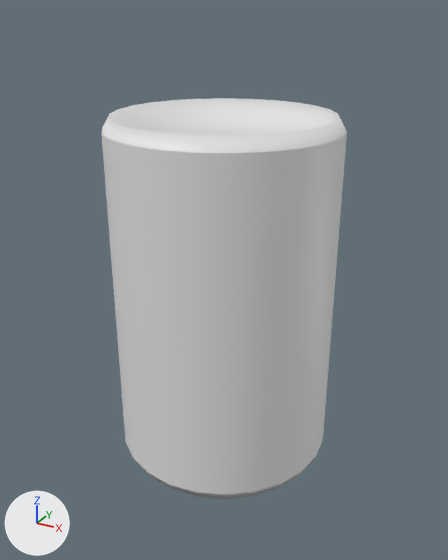
What one commit did to the Blender file Content/Environment/Mesh/Barrel/Barrel.blend.
One viewpoint serves both versions: a 50 mm lens placed at (0.841, -1.53, 1.353), pointed at (0.011, -0.02, 0.598). The axes (+X, +Y, +Z) are drawn at lower left. The lights are the same throughout. Objects named as collision shapes, trigger or cutter boxes, shadow casters or lower levels of detail are left out.

In view in the first picture: 'low'.
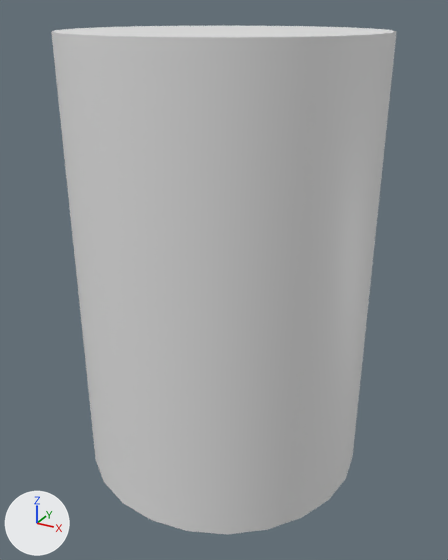
Boxes (x1, y1, x2, y2) around the edits, measured in the pictures (448 x 560 px):
'low', reshaped, moved, rescaled (40% wider, 27% taller)
    before: (101, 98, 347, 499)
    after: (51, 26, 397, 534)
part 1 of me_cylinder_001, cut back
    before: (101, 98, 347, 153)
    after: (52, 26, 396, 37)
part 2 of me_cylinder_001, cut back
    before: (150, 471, 302, 499)

The change in detail:
me_cylinder_001 is used by ob_low; location (0.0, 0.0, 0.751); scale (0.335, 0.335, 0.335).
me_cylinder_001 had 146 vertices, 168 faces and spanned x -1.0..1.0, y -1.0..1.0, z -2.19..1.0.
me_cylinder_001 now has 50 vertices, 72 faces and spans x -1.0..1.0, y -1.0..1.0, z -2.08..0.89.
Part 1, on me_cylinder_001:
48 vertices are removed from x -0.93..0.93, y -0.93..0.93, z 0.89..1.0.
72 faces are deleted.
24 new faces join them.
Part 2, on me_cylinder_001:
48 vertices are removed from x -0.93..0.93, y -0.93..0.93, z -2.19..-2.08.
72 faces are deleted.
24 new faces join them.
Object 'low' (ob_low) moves from (0.0, 0.0, 0.751) to (0.0, 0.0, 0.909).
Object 'low' (ob_low) is rescaled from (0.335, 0.335, 0.335) to (0.436, 0.436, 0.436).
